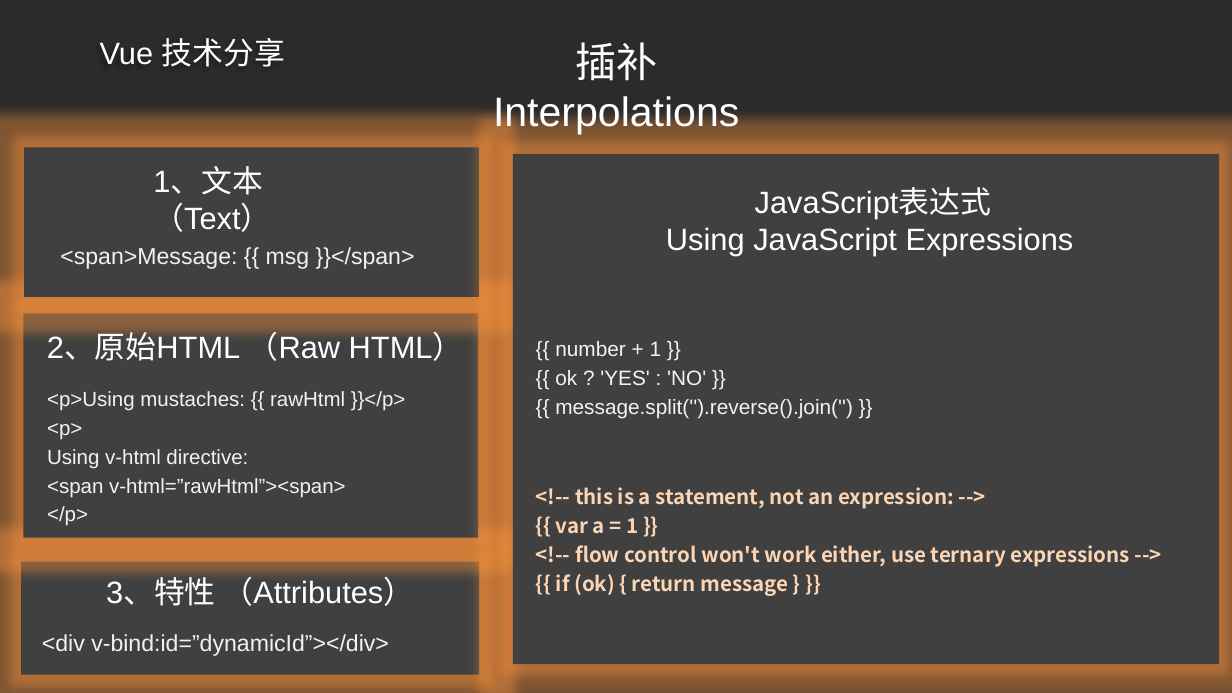
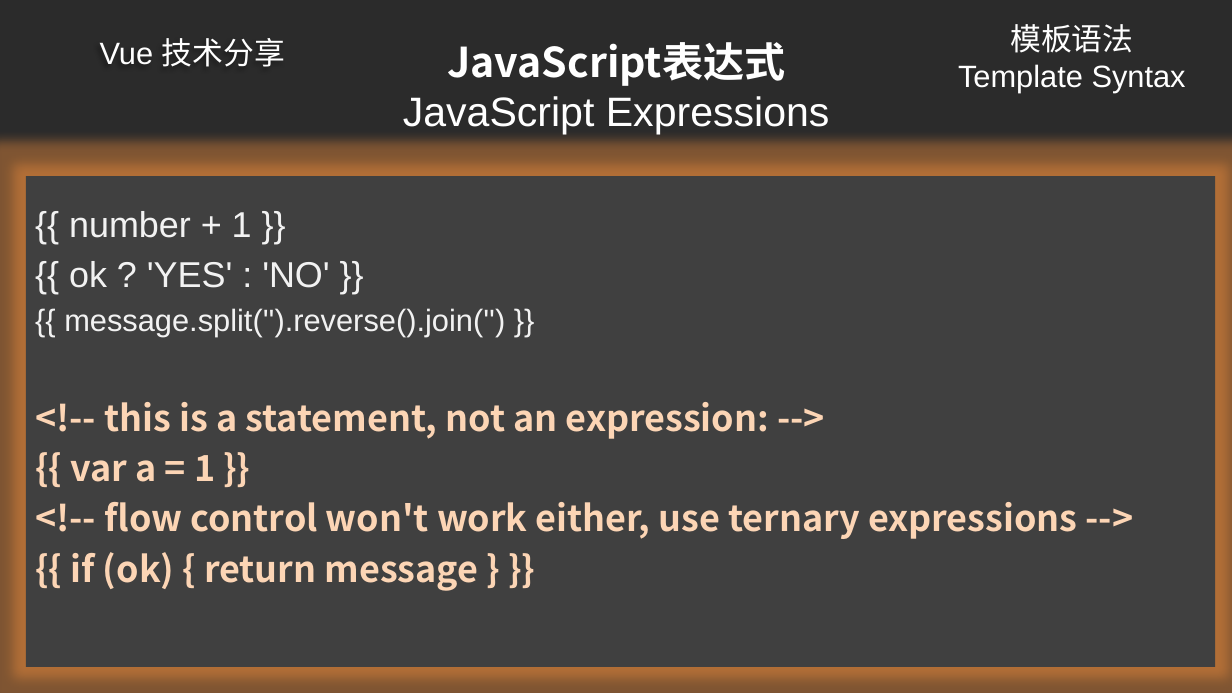
Before and after one commit to ldjdd/traing-library, a slide deck: slide 17 of vue/演示文稿.pptx (slide 11 before the commit). Drawn at 1232x693 pixels with LibreOffice and Linux fonts; fonts in the diff are those of the drawing; background and template pictures are left out; a plain dark background stands for a picture behind light text. Boxes give left, top, right and bottom in pixels: in the first picture for what was removed or moved away, otherwise in the second. Text is boxed around its words. In the diff, an @@ line names an element or a change of style, - is before the commit and + after.

```diff
--- a/vue/演示文稿.pptx
+++ b/vue/演示文稿.pptx
@@ text added at bbox=[958, 24, 1186, 92], 24 pt, text #FFFFFF @@
+模板语法
+Template Syntax
@@ title at bbox=[403, 42, 830, 134]: text changed @@
-插补
-Interpolations
+JavaScript表达式
+JavaScript Expressions
@@ rectangle removed at bbox=[24, 148, 479, 298] @@
@@ rectangle: place and size @@
-rectangle at bbox=[513, 154, 1219, 665]
+rectangle at bbox=[26, 177, 1215, 667]
@@ text removed at bbox=[153, 168, 271, 232] @@
-1、文本 （Text）
@@ text "{{ number + 1 }}": place and size @@
-text "{{ number + 1 }}" at bbox=[556, 487, 1130, 596]
+text "{{ number + 1 }}" at bbox=[64, 211, 1077, 591]
@@ text removed at bbox=[666, 189, 1074, 256] @@
-JavaScript表达式
-Using JavaScript Expressions
@@ text at bbox=[64, 211, 505, 337]: paragraphs added @@
+{{ number + 1 }}
+{{ ok ? 'YES' : 'NO' }}
+{{ message.split('').reverse().join('') }}
@@ text removed at bbox=[60, 247, 415, 269] @@
-<span>Message: {{ msg }}</span>
@@ rectangle removed at bbox=[23, 313, 478, 538] @@
@@ text removed at bbox=[47, 327, 464, 361] @@
-2、原始HTML （Raw HTML）
@@ text removed at bbox=[555, 341, 853, 418] @@
-{{ number + 1 }}
-{{ ok ? 'YES' : 'NO' }}
-{{ message.split('').reverse().join('') }}
@@ text removed at bbox=[47, 391, 406, 526] @@
-<p>Using mustaches: {{ rawHtml }}</p>
-<p>
-Using v-html directive:
-<span v-html=”rawHtml”><span>
-</p>
@@ text at bbox=[71, 402, 1077, 591]: size 16 to 28 pt in "<!-- this is a statement, not an ...", "{{ var a = 1 }}", "<!-- flow control won't work either, use ...", "{{ if (ok) { return message } ..."; more space between paragraphs @@
@@ rectangle removed at bbox=[21, 562, 479, 675] @@
@@ text removed at bbox=[106, 572, 415, 606] @@
-3、特性 （Attributes）
@@ text removed at bbox=[42, 634, 389, 656] @@
-<div v-bind:id=”dynamicId”></div>
```
Also in this commit, not shown: 3 other slides changed, 8 slides added, 1 slide removed, 5 other files.
